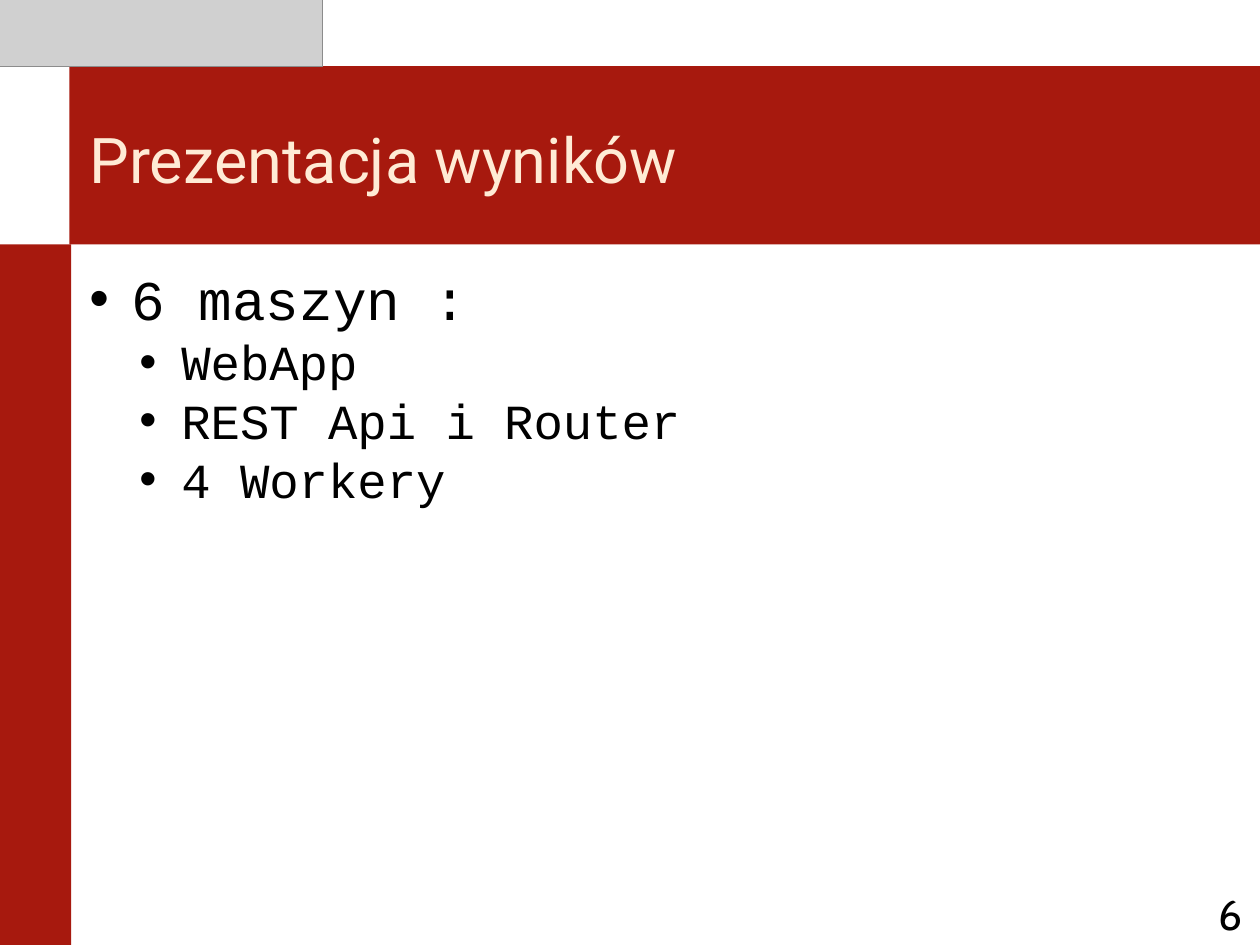
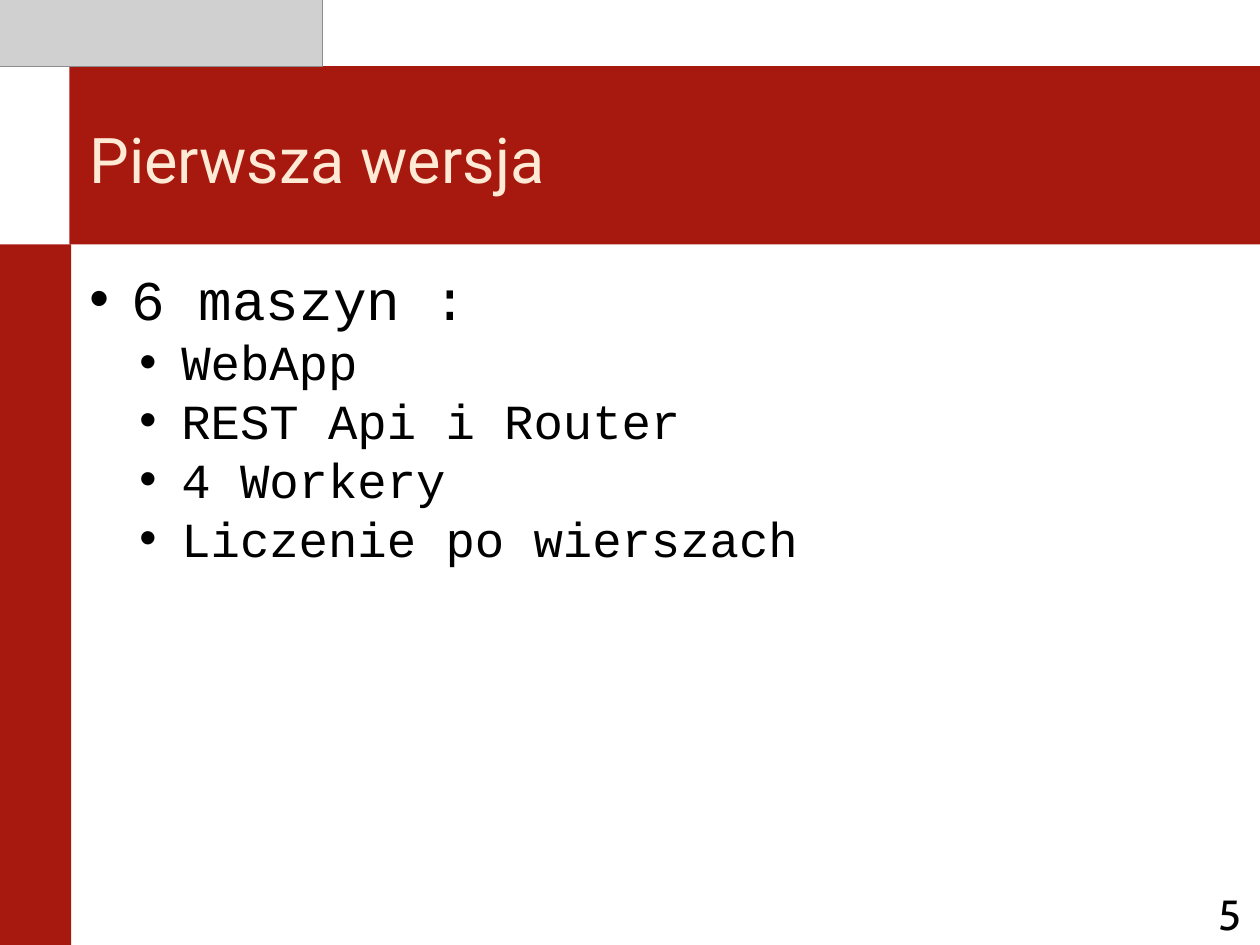
Before and after one commit to 225985/studia, a slide deck: slide 5 of doc/prototyp.ppt (slide 6 before the commit). Drawn at 1260x945 pixels with LibreOffice and Linux fonts; fonts in the diff are those of the drawing; grey boxes stand for pictures. Boxes give left, top, right and bottom in pixels: in the first picture for what was removed or moved away, otherwise in the second. Text is boxed around its words. In the diff, an @@ line names an element or a change of style, - is before the commit and + after.

```diff
--- a/doc/prototyp.ppt
+++ b/doc/prototyp.ppt
@@ title at box(89, 137, 545, 197): text changed @@
-Prezentacja wyników
+Pierwsza wersja
@@ text at box(181, 521, 798, 568): paragraph added @@
+  • Liczenie po wierszach
@@ page number at box(1219, 900, 1242, 931): text changed @@
-6
+5
```
Also in this commit, not shown: 5 other slides changed, 3 slides added, 1 slide removed, 15 other files.
